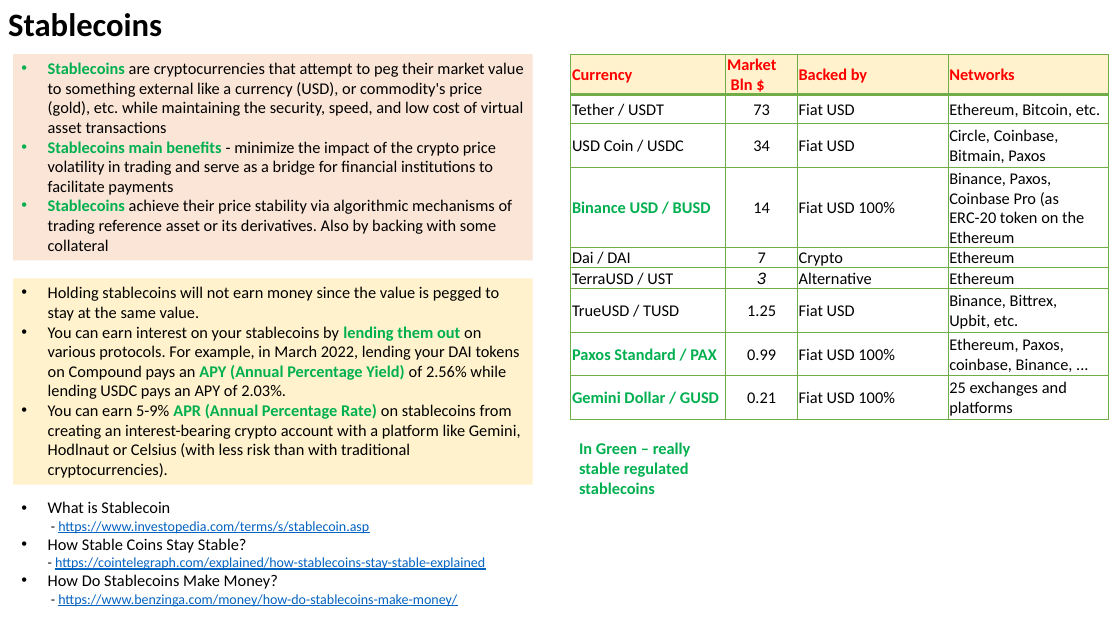
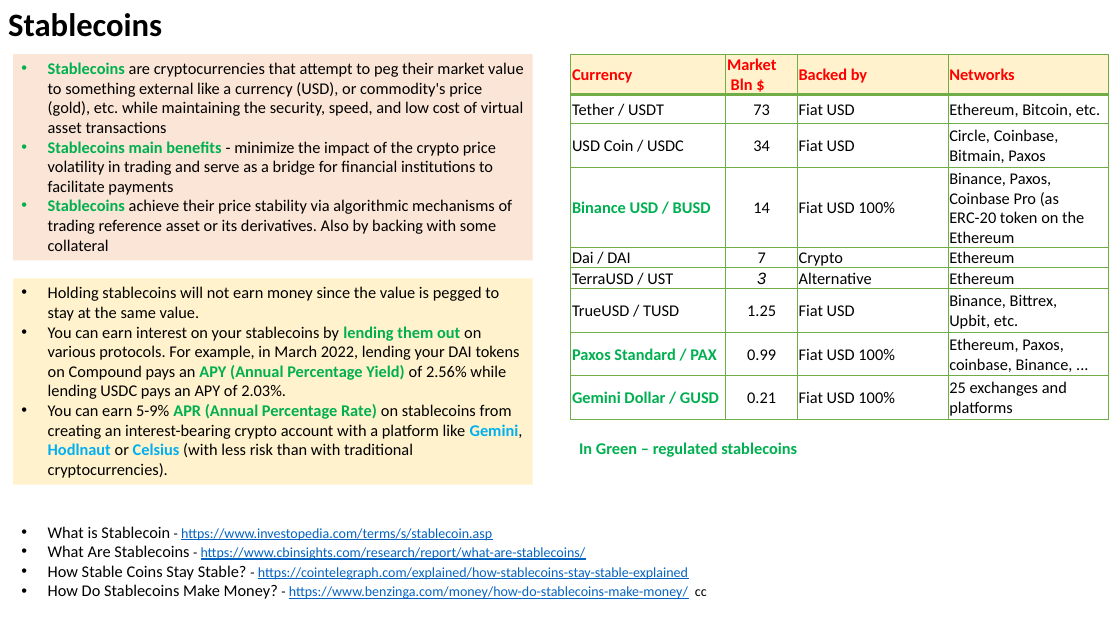
Before and after one commit to lselector/crypto, a slide deck: slide 3 of crypto_04_stable_coins.pptx. Drawn at 1120x630 pixels with LibreOffice and Linux fonts; fonts in the diff are those of the drawing. Boxes give left, top, right and bottom in pixels: in the first picture for what was removed or moved away, otherwise in the second. Text is boxed around its words. In the diff, an @@ line names an element or a change of style, - is before the commit and + after.

```diff
--- a/crypto_04_stable_coins.pptx
+++ b/crypto_04_stable_coins.pptx
@@ text in rectangle at bbox=[48, 404, 523, 478]: text colour #000000 to #00B0F0, bold on in "Gemini, Hodlnaut Celsius" @@
@@ text at bbox=[579, 442, 797, 457]: text changed @@
-In Green – really stable regulated stablecoins
+In Green – regulated stablecoins
@@ text "What is Stablecoin - https://www.investopedia.com/terms/s/st ...": place and size @@
-text "What is Stablecoin - https://www.investopedia.com/terms/s/st ..." at bbox=[48, 501, 485, 607]
+text "What is Stablecoin - https://www.investopedia.com/terms/s/st ..." at bbox=[48, 526, 707, 599]
@@ text at bbox=[48, 545, 586, 560]: paragraph added @@
+• What Are Stablecoins - https://www.cbinsights.com/research/report/what-are-stablecoins/
@@ text at bbox=[48, 584, 707, 599]: text changed @@
-• How Do Stablecoins Make Money?
-  - https://www.benzinga.com/money/how-do-stablecoins-make-money/
+• How Do Stablecoins Make Money? - https://www.benzinga.com/money/how-do-stablecoins-make-money/ cc
```
Also in this commit, not shown: 4 other slides changed, 5 slides added, 1 slide removed.
